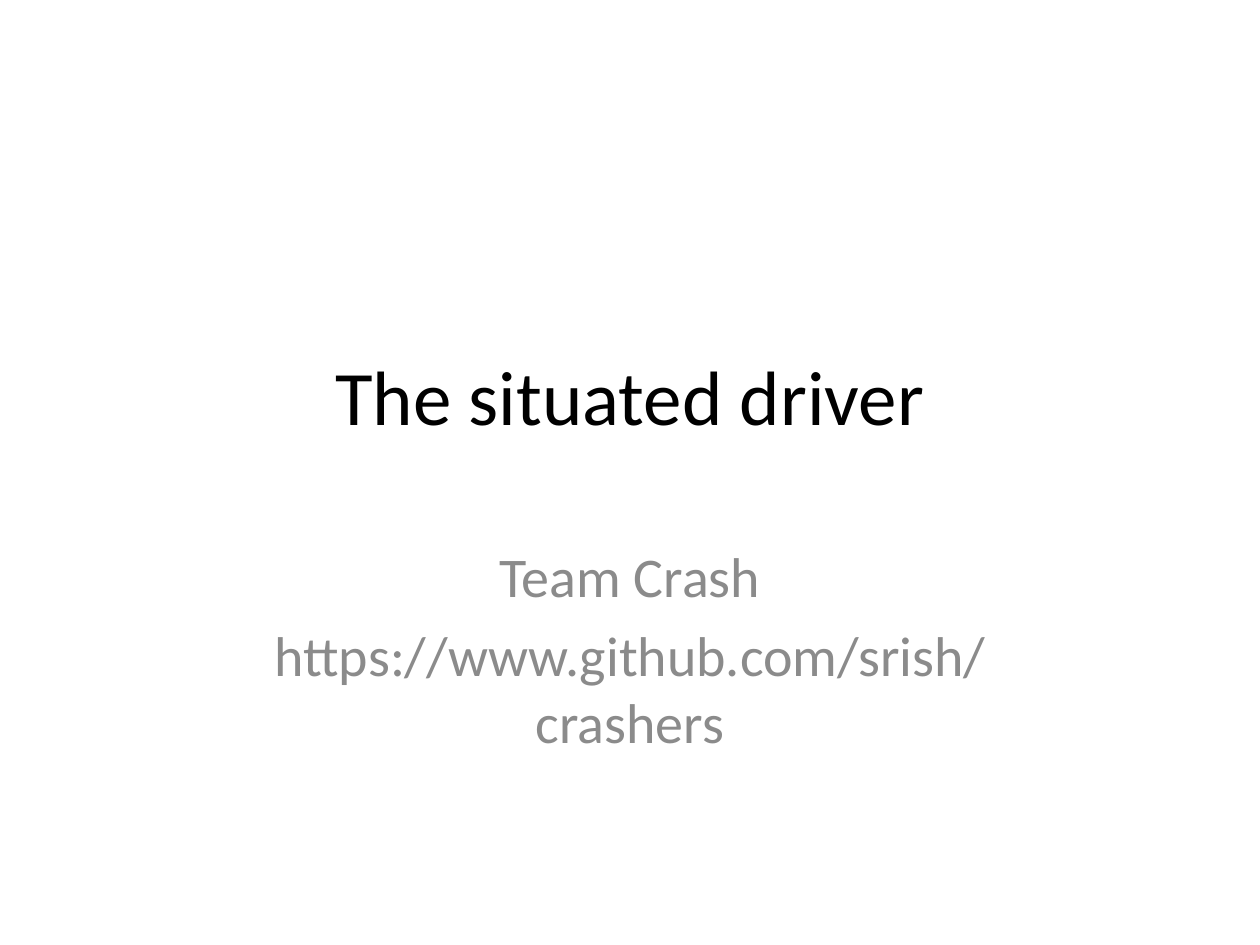
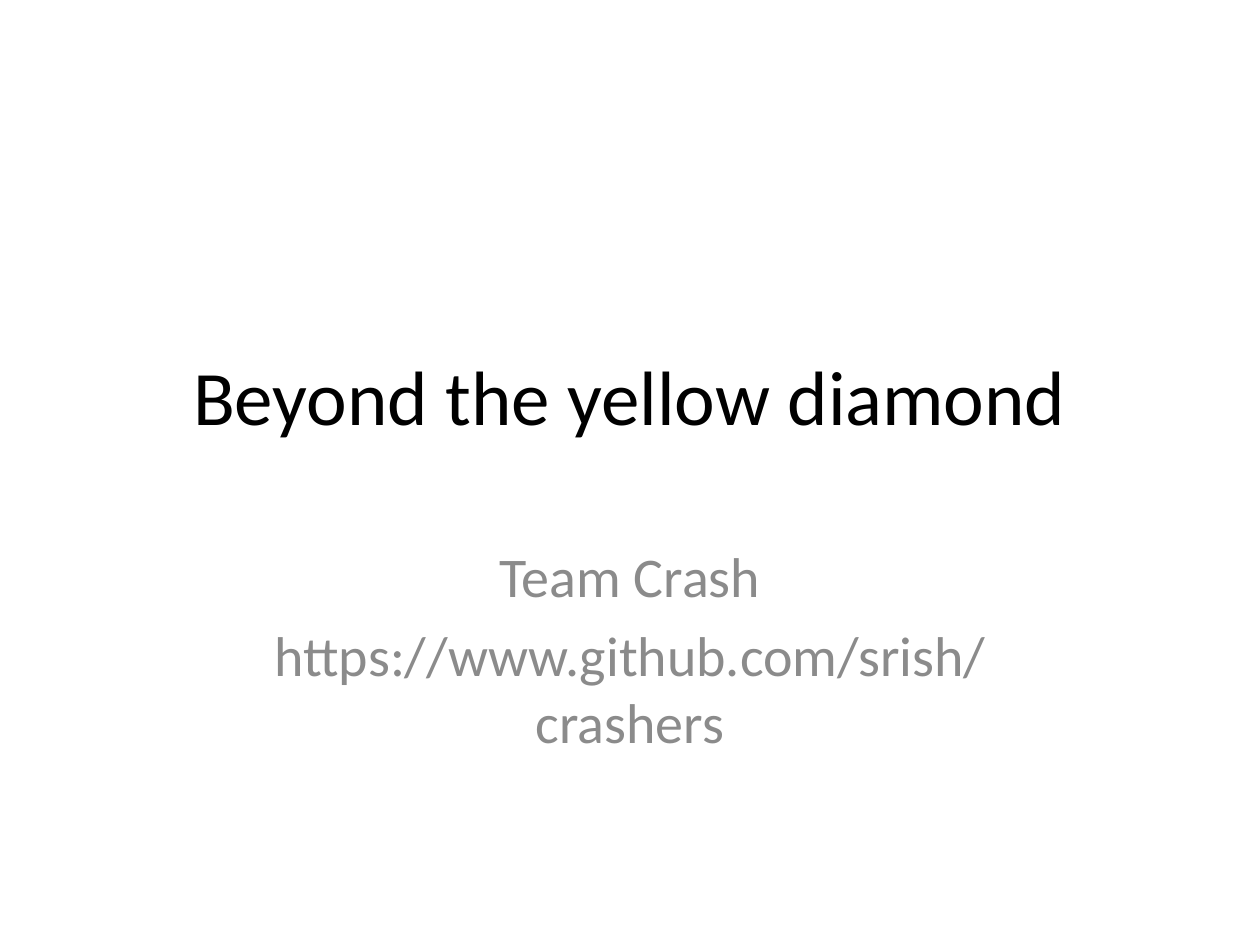
Before and after one commit to srish/crashers, a slide deck: slide 1 of The situated driver.pptx. Drawn at 1260x945 pixels with LibreOffice and Linux fonts; fonts in the diff are those of the drawing. Boxes give left, top, right and bottom in pixels: in the first picture for what was removed or moved away, otherwise in the second. Text is boxed around its words. In the diff, an @@ line names an element or a change of style, - is before the commit and + after.

```diff
--- a/The situated driver.pptx
+++ b/The situated driver.pptx
@@ title at (193, 371, 1066, 438): text changed @@
-The situated driver
+Beyond the yellow diamond
```
Also in this commit, not shown: 3 other slides changed.
